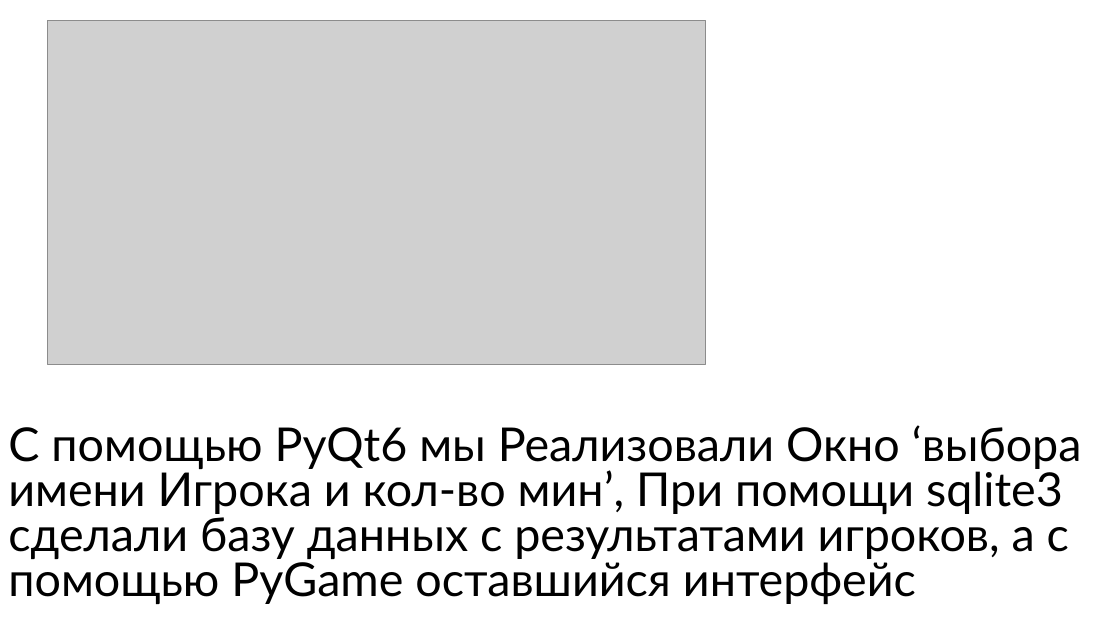
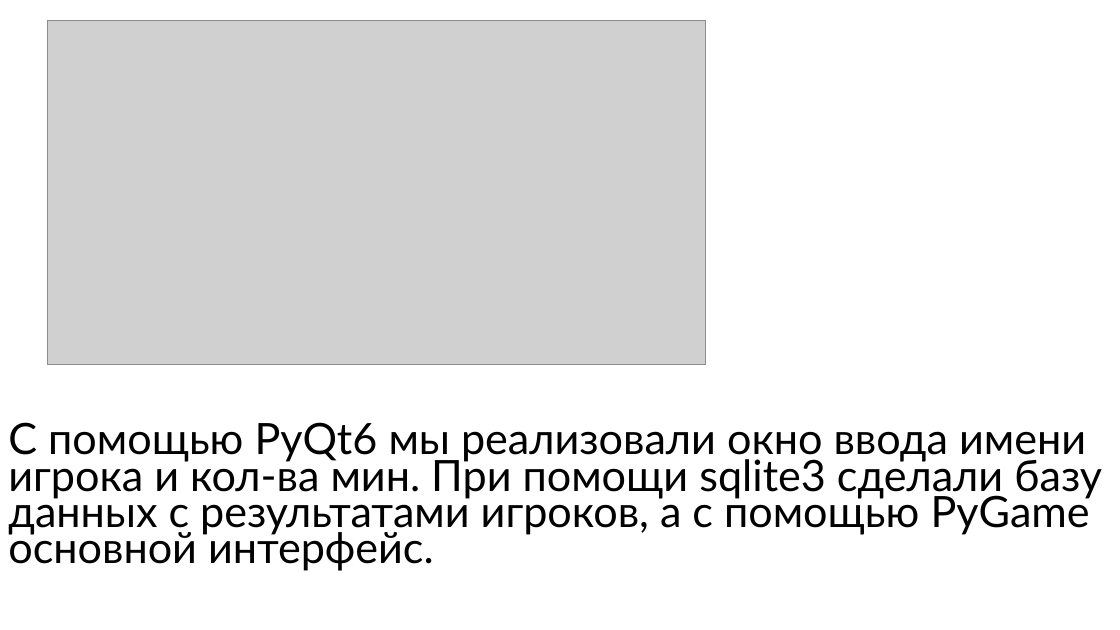
Before and after one commit to Igor-Sadovnikov/Saper_pygame_project, a slide deck: slide 5 of Minesweeper pygame.pptx. Drawn at 1120x630 pixels with LibreOffice and Linux fonts; fonts in the diff are those of the drawing; grey boxes stand for pictures; background and template pictures are left out. Boxes give left, top, right and bottom in pixels: in the first picture for what was removed or moved away, otherwise in the second. Text is boxed around its words. In the diff, an @@ line names an element or a change of style, - is before the commit and + after.

```diff
--- a/Minesweeper pygame.pptx
+++ b/Minesweeper pygame.pptx
@@ text at [8,422,1102,571]: text changed; size 40 to 37 pt @@
-С помощью PyQt6 мы Реализовали Окно ‘выбора имени Игрока и кол-во мин’, При помощи sqlite3 сделали базу данных с результатами игроков, а с помощью PyGame оставшийся интерфейс
+С помощью PyQt6 мы реализовали окно ввода имени игрока и кол-ва мин. При помощи sqlite3 сделали базу данных с результатами игроков, а с помощью PyGame основной интерфейс.
```
Also in this commit, not shown: 5 other slides changed, 2 other files.
